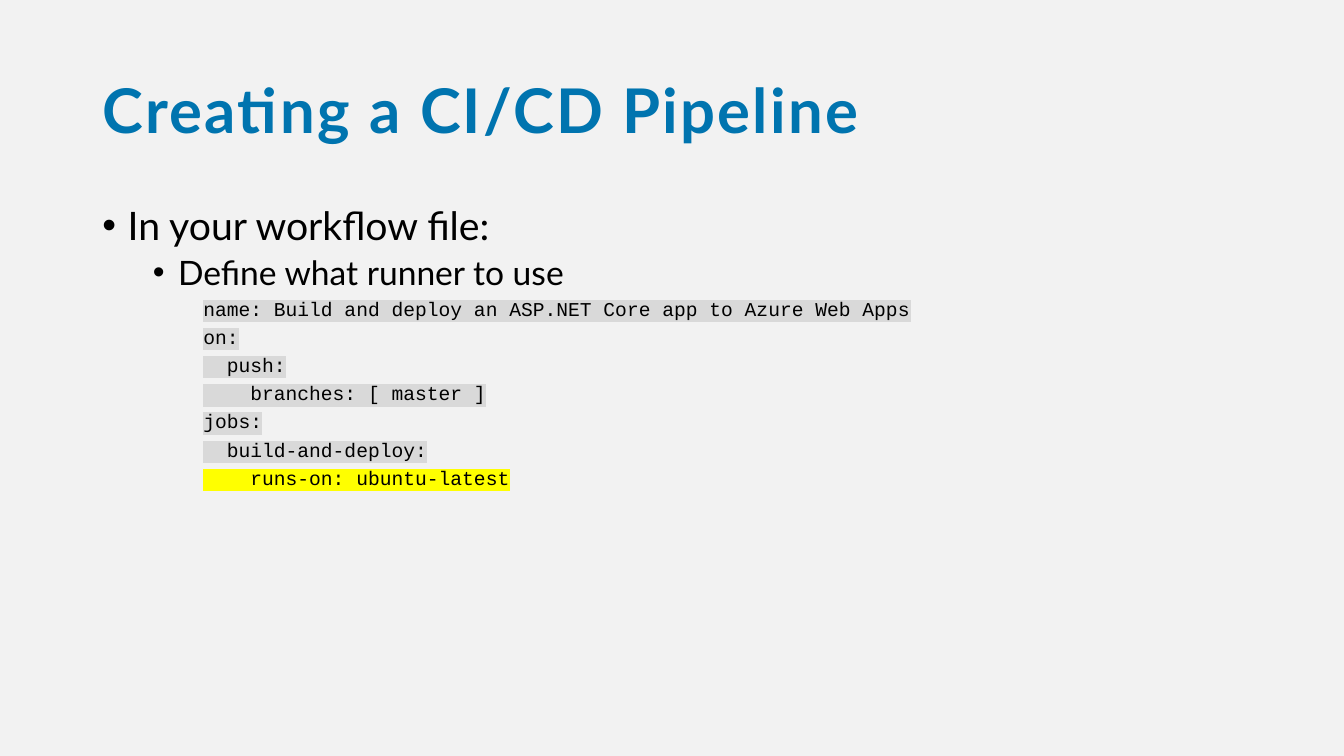
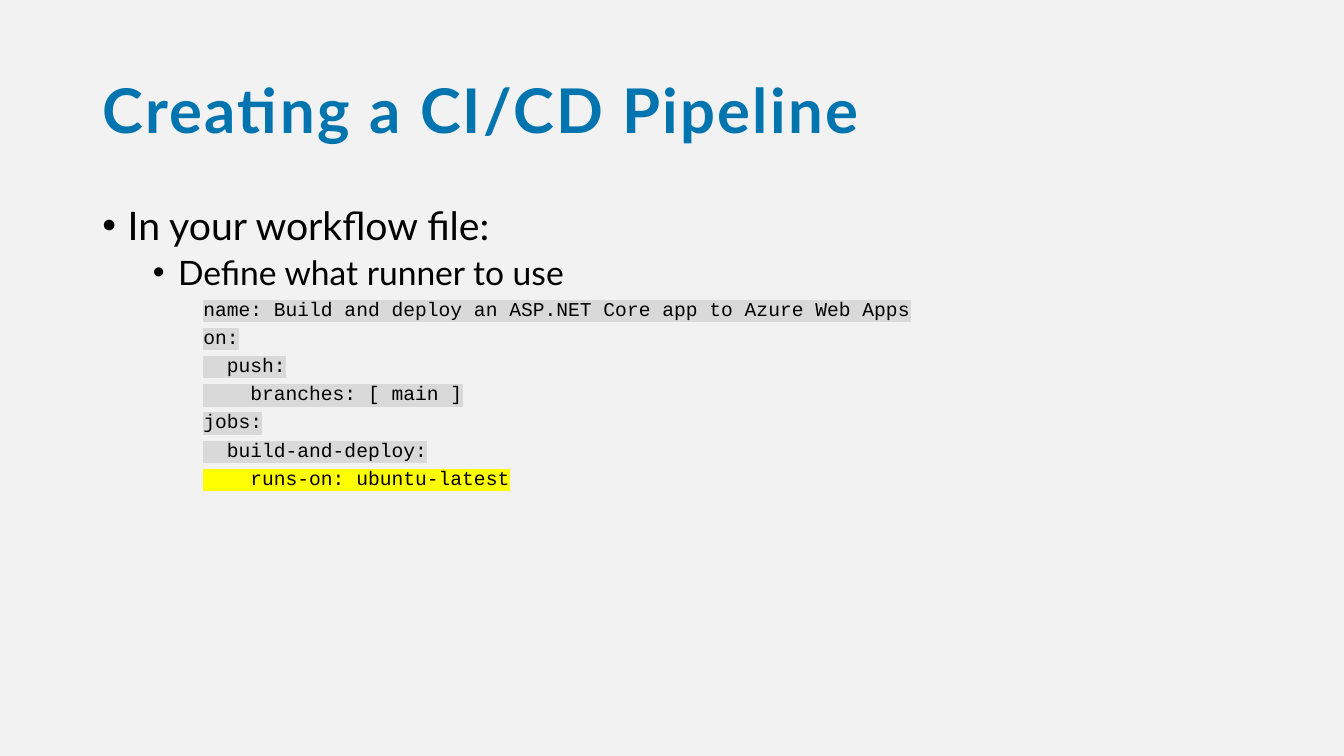
Before and after one commit to bjablonsky/GitHubActions-PCC2021, a slide deck: slide 23 of slides/GithubActions-WorkflowsInYourRepo.pptx. Drawn at 1344x756 pixels with LibreOffice and Linux fonts; fonts in the diff are those of the drawing. Boxes give left, top, right and bottom in pixels: in the first picture for what was removed or moved away, otherwise in the second. Text is boxed around its words. In the diff, an @@ line names an element or a change of style, - is before the commit and + after.

```diff
--- a/slides/GithubActions-WorkflowsInYourRepo.pptx
+++ b/slides/GithubActions-WorkflowsInYourRepo.pptx
@@ text at (x1=250, y1=386, x2=439, y2=400): text changed @@
-    branches: [ master ]
+    branches: [ main ]
```
Also in this commit, not shown: 4 other slides changed.
